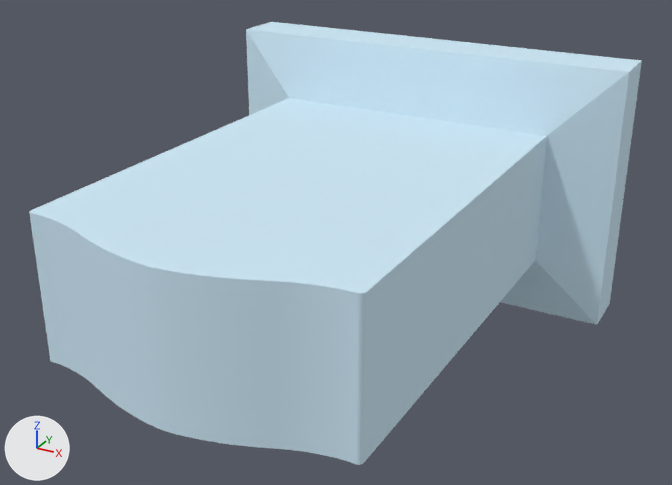
Before and after pictures for a commit that changed the FBX model Unity Project/Giroux-CAP6117-SANC - crown/Assets/Models/LOD Headstones/PA-233-F.fbx.
Both versions are drawn from a 50 mm camera at (0.554, -1.337, 0.48) aimed at (0.013, -0.352, -0.012). The axes (+X, +Y, +Z) are drawn at lower left. The lights are the same throughout. The older version comes first. Objects named as collision shapes, trigger or cutter boxes, shadow casters or lower levels of detail are left out. Where no turn or scale is listed for an object, it has been applied to the vertices.

The first picture shows 'PA-233-F_LOD0'.
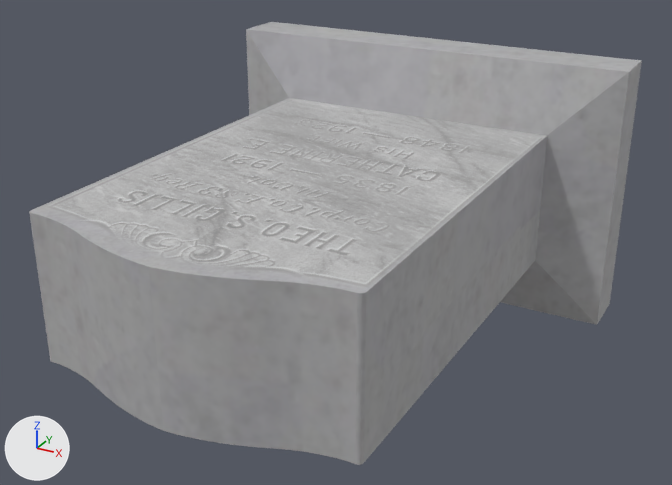
Boxes (x1, y1, x2, y2) around the edits, measured in the pictures (672 x 485 px):
'PA-233-F_LOD0', recoloured (blue to grey): (29, 22, 642, 465) in both

Edits to the bpy script that builds the scene:
```text
Add img_a_233_f_png:
    img_a_233_f_png = load_image('A-233-F.png', '../../Materials/LOD Headstone Mats/A-233-F.png', 1024, 1024, 'sRGB')
Add mat_0_615686_0_811765_0_929412_0_000000_0_112:
    mat_0_615686_0_811765_0_929412_0_000000_0_112 = principled_material('0.615686_0.811765_0.929412_0.000000_0.112')
    mat_0_615686_0_811765_0_929412_0_000000_0_112.texture = img_a_233_f_png
    mat_0_615686_0_811765_0_929412_0_000000_0_112.roughness = 0.859
Change me_mesh5:
    where me_mesh5.from_pydata(...)  # 266 vertices, 528 faces; spans x -0.305..0.305, y -0.706..0.0, z -0.191..0.191
    remove me_mesh5.materials.append(mat_0_615686_0_811765_0_929412_0_000000_0_000000)  # blue #cee9f7
    add me_mesh5.materials.append(mat_0_615686_0_811765_0_929412_0_000000_0_112)  # picture img_a_233_f_png
```
